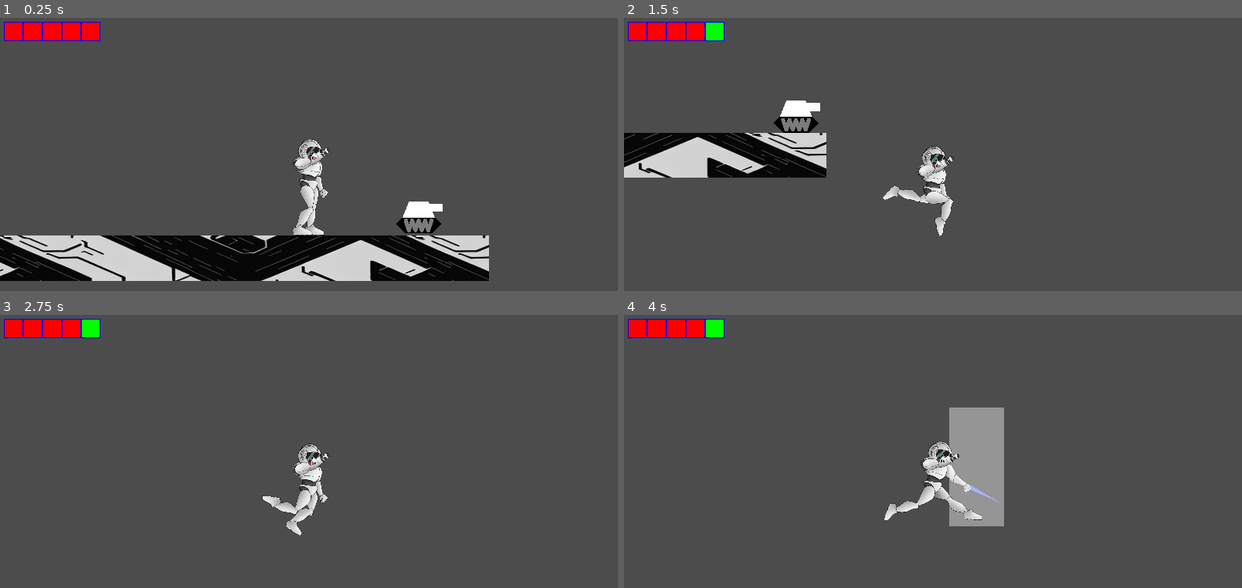
Above: before the commit, frames 1-4 (two rows, left to right).
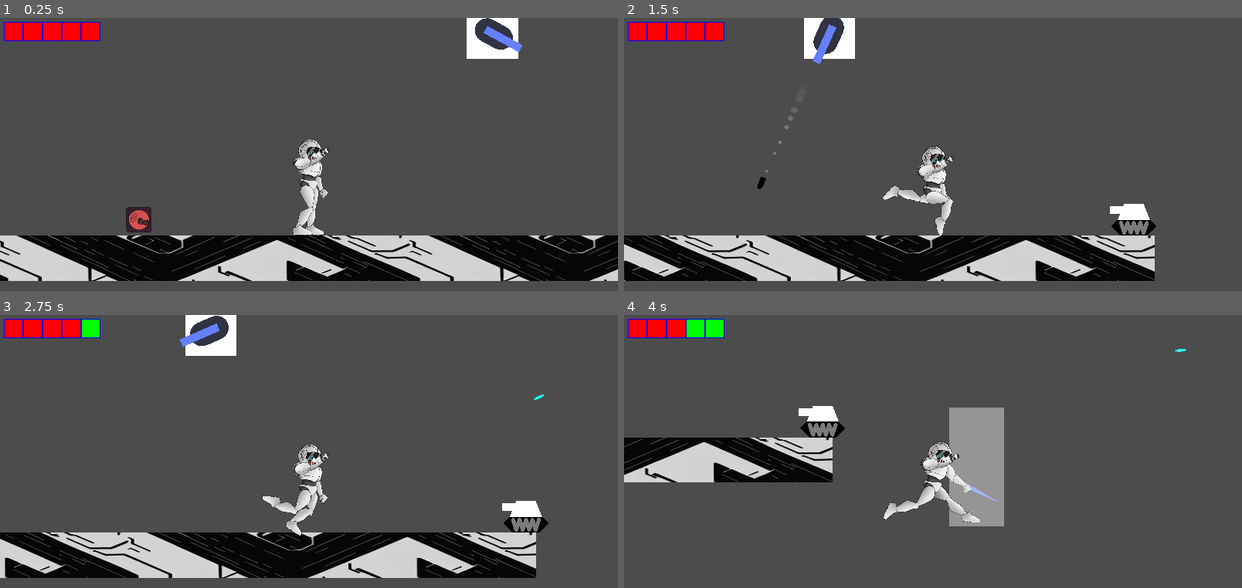
Above: after the commit, the same moments.

Repository: KurzweilTV/AssemblyJam
Game: Godot game, scene res://Test/TestRoom.tscn
Same seed, same stepped clock (60 frames per second), same inputs: the game is played once before the commit and once after it. The project has no main scene, so this scene is started directly.
Inputs (mouse positions are in pixels of both pictures, inside the frame that each line leads up to):
- Up to frame 1 (0.25 s): no input
- Up to frame 2 (1.5 s): tap Enter (ui_accept) at 0.5, 0.77 s; move the mouse to (1068, 173) at 0.52 s; press the mouse at (1068, 173) at 0.53 s; hold Right (ui_right) from 0.53 s (still down); move the mouse to (809, 209) at 1.27 s; release the mouse at (809, 209) at 1.28 s; click (809, 209) at 1.35 s
- Up to frame 3 (2.75 s): tap Enter (ui_accept) at 1.52 s; move the mouse to (370, 413) at 2.02 s; release Right (ui_right) at 2.03 s; press the mouse at (370, 413) at 2.03 s; hold Left (ui_left) from 2.03 s (still down)
- Up to frame 4 (4 s): move the mouse to (902, 557) at 2.77 s; release Left (ui_left) at 2.78 s; release the mouse at (902, 557) at 2.78 s; hold Right (ui_right) from 2.78 s (still down); click (902, 557) at 2.85 s; tap Enter (ui_accept) at 3.02, 3.77 s; move the mouse to (1118, 541) at 3.52 s; press the mouse at (1118, 541) at 3.53 s

The runs differ from the first frame. In frame 1, 14% of the frame differs, in the area x 0-100%, y 0-97%; in frame 2, 22%, in the area x 0-87%, y 0-97%; in frame 3, 16%; in frame 4, 6.6%.

Commit message:
Added a wall turret scene

Diff:
--- /dev/null
+++ b/Enemies/Bullet.gd
@@ -0,0 +1,21 @@
+extends RigidBody2D
+
+
+# Declare member variables here. Examples:
+# var a = 2
+# var b = "text"
+
+
+# Called when the node enters the scene tree for the first time.
+func _ready():
+	pass # Replace with function body.
+
+
+# Called every frame. 'delta' is the elapsed time since the previous frame.
+#func _process(delta):
+#	pass
+
+
+func _on_Bullet_body_entered(body):
+	queue_free()
+	pass # Replace with function body.
--- a/Enemies/Bullet.tscn
+++ b/Enemies/Bullet.tscn
@@ -1,6 +1,7 @@
-[gd_scene load_steps=9 format=2]
+[gd_scene load_steps=10 format=2]
 
 [ext_resource path="res://Resources/Particles/smoke3.png" type="Texture" id=1]
+[ext_resource path="res://Enemies/Bullet.gd" type="Script" id=2]
 
 [sub_resource type="CapsuleShape2D" id=2]
 radius = 8.0
@@ -37,7 +38,9 @@
 collision_layer = 16
 collision_mask = 258
 gravity_scale = 0.0
+contacts_reported = 2
 contact_monitor = true
+script = ExtResource( 2 )
 
 [node name="CollisionShape2D" type="CollisionShape2D" parent="."]
 position = Vector2( 16, 0 )
@@ -56,3 +59,5 @@
 local_coords = false
 process_material = SubResource( 7 )
 texture = ExtResource( 1 )
+
+[connection signal="body_entered" from="." to="." method="_on_Bullet_body_entered"]
--- /dev/null
+++ b/Enemies/Turret.gd
@@ -0,0 +1,48 @@
+extends Node2D
+
+var bulletScene = preload("res://Enemies/Bullet.tscn")
+
+var turnDir = 1
+
+var shooting = false
+
+# Called when the node enters the scene tree for the first time.
+func _ready():
+	pass # Replace with function body.
+
+func shoot():
+	$GunHolder.look_at(GlobalPlayer.controller.global_position + Vector2(0,-100))
+	$FireTimer.start()
+	var newBullet = bulletScene.instance()
+	newBullet.global_position = $GunHolder/Muzzle.global_position
+	newBullet.add_force(Vector2(),Vector2(1,0).rotated($GunHolder.rotation)*2000)
+	newBullet.set_meta("damage",1.0)
+	newBullet.rotation = $GunHolder.rotation
+	get_tree().current_scene.add_child(newBullet)
+	pass
+
+func _physics_process(delta):
+	if shooting:
+		return
+	$GunHolder.rotate(delta * 2 * turnDir)
+	if $GunHolder.rotation > PI:
+		turnDir = -1
+	if $GunHolder.rotation < 0:
+		turnDir = 1
+	pass
+
+
+func _on_FireTimer_timeout():
+	if $GunHolder/PlayerScanner.get_overlapping_bodies().size() > 0:
+		shoot()
+	else:
+		shooting = false
+	pass # Replace with function body.
+
+
+func _on_PlayerScanner_body_entered(body):
+	assert(body.is_in_group("Player"))
+	if !shooting:
+		shooting = true
+		shoot()
+	pass # Replace with function body.
--- /dev/null
+++ b/Enemies/Turret.tscn
@@ -0,0 +1,76 @@
+[gd_scene load_steps=5 format=2]
+
+[ext_resource path="res://Enemies/Turret.gd" type="Script" id=1]
+
+[sub_resource type="Animation" id=2]
+length = 0.001
+tracks/0/type = "value"
+tracks/0/path = NodePath("Barrel:position")
+tracks/0/interp = 1
+tracks/0/loop_wrap = true
+tracks/0/imported = false
+tracks/0/enabled = true
+tracks/0/keys = {
+"times": PoolRealArray( 0 ),
+"transitions": PoolRealArray( 1 ),
+"update": 0,
+"values": [ Vector2( 0, 0 ) ]
+}
+
+[sub_resource type="Animation" id=1]
+resource_name = "Recoil"
+length = 0.4
+tracks/0/type = "value"
+tracks/0/path = NodePath("Barrel:position")
+tracks/0/interp = 1
+tracks/0/loop_wrap = true
+tracks/0/imported = false
+tracks/0/enabled = true
+tracks/0/keys = {
+"times": PoolRealArray( 0, 0.4 ),
+"transitions": PoolRealArray( -2, 1 ),
+"update": 0,
+"values": [ Vector2( -16, 0 ), Vector2( 0, 0 ) ]
+}
+
+[sub_resource type="RectangleShape2D" id=3]
+extents = Vector2( 232, 16 )
+
+[node name="Turret" type="Node2D"]
+script = ExtResource( 1 )
+
+[node name="Base" type="Polygon2D" parent="."]
+polygon = PoolVector2Array( -64, -64, -64, 64, 64, 64, 64, -64 )
+
+[node name="GunHolder" type="Node2D" parent="."]
+
+[node name="Slot" type="Line2D" parent="GunHolder"]
+points = PoolVector2Array( -16, 0, 24, 0 )
+width = 60.0
+default_color = Color( 0.192157, 0.203922, 0.262745, 1 )
+begin_cap_mode = 2
+end_cap_mode = 2
+
+[node name="Barrel" type="Line2D" parent="GunHolder"]
+points = PoolVector2Array( -20, 0, 80, 0 )
+width = 20.0
+
+[node name="AnimationPlayer" type="AnimationPlayer" parent="GunHolder"]
+anims/RESET = SubResource( 2 )
+anims/Recoil = SubResource( 1 )
+
+[node name="Muzzle" type="Position2D" parent="GunHolder"]
+position = Vector2( 88, 0 )
+
+[node name="PlayerScanner" type="Area2D" parent="GunHolder"]
+collision_layer = 0
+collision_mask = 2
+
+[node name="CollisionShape2D" type="CollisionShape2D" parent="GunHolder/PlayerScanner"]
+position = Vector2( 280, 0 )
+shape = SubResource( 3 )
+
+[node name="FireTimer" type="Timer" parent="."]
+
+[connection signal="body_entered" from="GunHolder/PlayerScanner" to="." method="_on_PlayerScanner_body_entered"]
+[connection signal="timeout" from="FireTimer" to="." method="_on_FireTimer_timeout"]
--- a/Test/TestRoom.tscn
+++ b/Test/TestRoom.tscn
@@ -1,8 +1,9 @@
-[gd_scene load_steps=7 format=2]
+[gd_scene load_steps=8 format=2]
 
 [ext_resource path="res://Player/Player.tscn" type="PackedScene" id=1]
 [ext_resource path="res://Resources/NoiseTextures/experimental_texture006.png" type="Texture" id=2]
 [ext_resource path="res://Test/TestRoom.gd" type="Script" id=3]
+[ext_resource path="res://Enemies/Turret.tscn" type="PackedScene" id=4]
 [ext_resource path="res://Actors/Breakable.tscn" type="PackedScene" id=5]
 [ext_resource path="res://Enemies/Tanky.tscn" type="PackedScene" id=6]
 
@@ -27,7 +28,7 @@
 shape = SubResource( 1 )
 
 [node name="Player" parent="Floor" instance=ExtResource( 1 )]
-position = Vector2( 752, -80 )
+position = Vector2( -64, -80 )
 
 [node name="Timer" type="Timer" parent="."]
 
@@ -36,3 +37,6 @@
 
 [node name="Tanky" parent="." instance=ExtResource( 6 )]
 position = Vector2( 1016, 72 )
+
+[node name="Turret" parent="." instance=ExtResource( 4 )]
+position = Vector2( 392, -424 )
